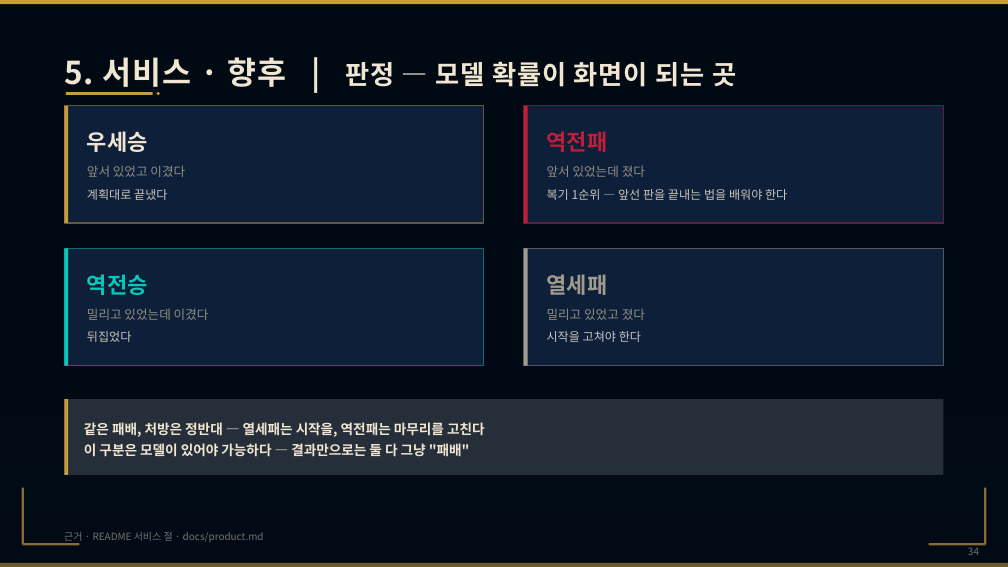
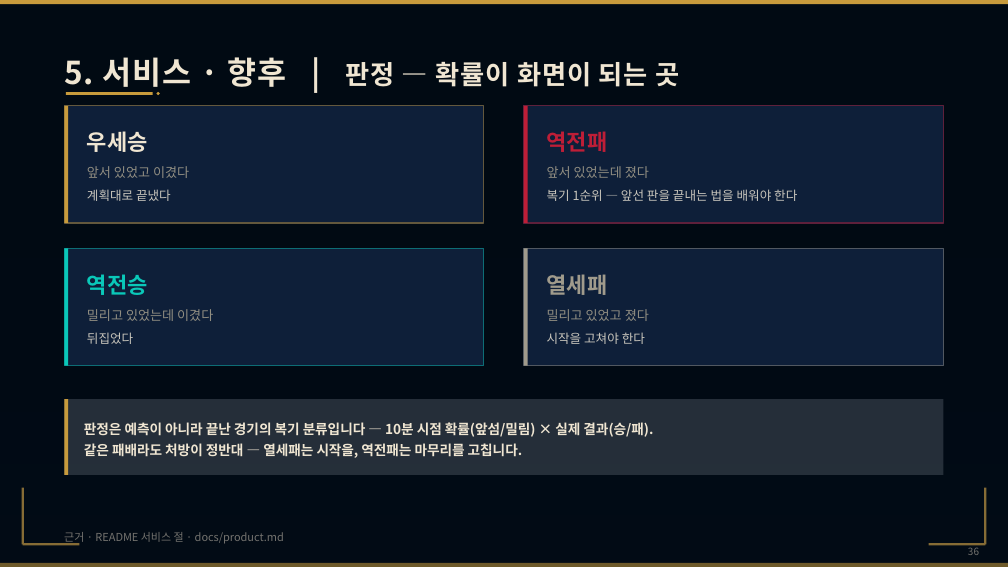
Before and after one commit to wpalswpa/project2608, a slide deck: slide 36 of 4조(십분컷)_미니2프로젝트_LoL 인게임 시점별 경기 데이터 기반 승패 예측 및 핵심 승리요인 분석_발표자료.pptx (slide 34 before the commit). Drawn at 1008x567 pixels with LibreOffice and Linux fonts; fonts in the diff are those of the drawing; background and template pictures are left out; a plain dark background stands for a picture behind light text. Boxes give left, top, right and bottom in pixels: in the first picture for what was removed or moved away, otherwise in the second. Text is boxed around its words. In the diff, an @@ line names an element or a change of style, - is before the commit and + after.

```diff
--- a/4조(십분컷)_미니2프로젝트_LoL 인게임 시점별 경기 데이터 기반 승패 예측 및 핵심 승리요인 분석_발표자료.pptx
+++ b/4조(십분컷)_미니2프로젝트_LoL 인게임 시점별 경기 데이터 기반 승패 예측 및 핵심 승리요인 분석_발표자료.pptx
@@ text at bbox=[64, 57, 680, 93]: text changed @@
-5. 서비스 · 향후 | 판정 — 모델 확률이 화면이 되는 곳
+5. 서비스 · 향후 | 판정 — 확률이 화면이 되는 곳
@@ text at bbox=[87, 166, 189, 201]: size 12 to 12.5 pt in "앞서 있었고 이겼다"; size 11.5 to 12 pt in "계획대로 끝냈다" @@
@@ text at bbox=[547, 166, 797, 201]: size 12 to 12.5 pt in "앞서 있었는데 졌다"; size 11.5 to 12 pt in "복기 1순위 — 앞선 판을 끝내는 법을 ..." @@
@@ text at bbox=[87, 309, 213, 344]: size 12 to 12.5 pt in "밀리고 있었는데 이겼다"; size 11.5 to 12 pt in "뒤집었다" @@
@@ text at bbox=[547, 309, 649, 344]: size 12 to 12.5 pt in "밀리고 있었고 졌다"; size 11.5 to 12 pt in "시작을 고쳐야 한다" @@
@@ text at bbox=[84, 422, 653, 458]: text changed @@
-같은 패배, 처방은 정반대 — 열세패는 시작을, 역전패는 마무리를 고친다
-이 구분은 모델이 있어야 가능하다 — 결과만으로는 둘 다 그냥 "패배"
+판정은 예측이 아니라 끝난 경기의 복기 분류입니다 — 10분 시점 확률(앞섬/밀림) × 실제 결과(승/패).
+같은 패배라도 처방이 정반대 — 열세패는 시작을, 역전패는 마무리를 고칩니다.
@@ text "근거 · README 서비스 절 ..." at bbox=[64, 532, 284, 545]: size 9.5 to 10.5 pt @@
@@ page number at bbox=[968, 548, 979, 555]: text changed @@
-34
+36
```
Also in this commit, not shown: 27 other slides changed, 1 slide added, 1 other file.
